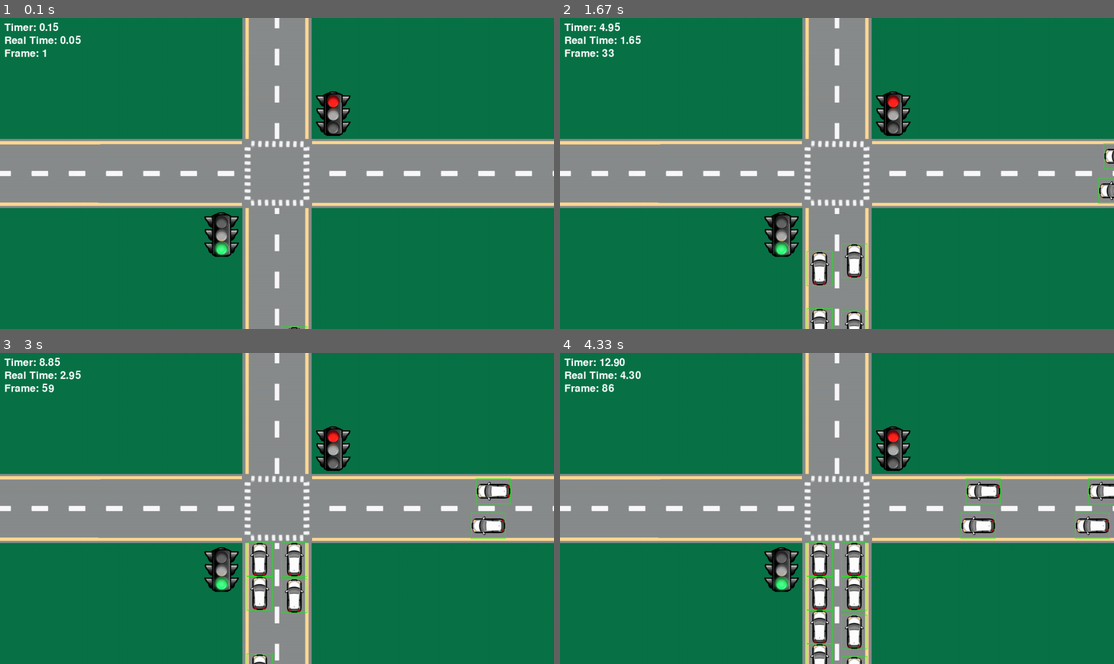
Above: before the commit, frames 1-4 (two rows, left to right).
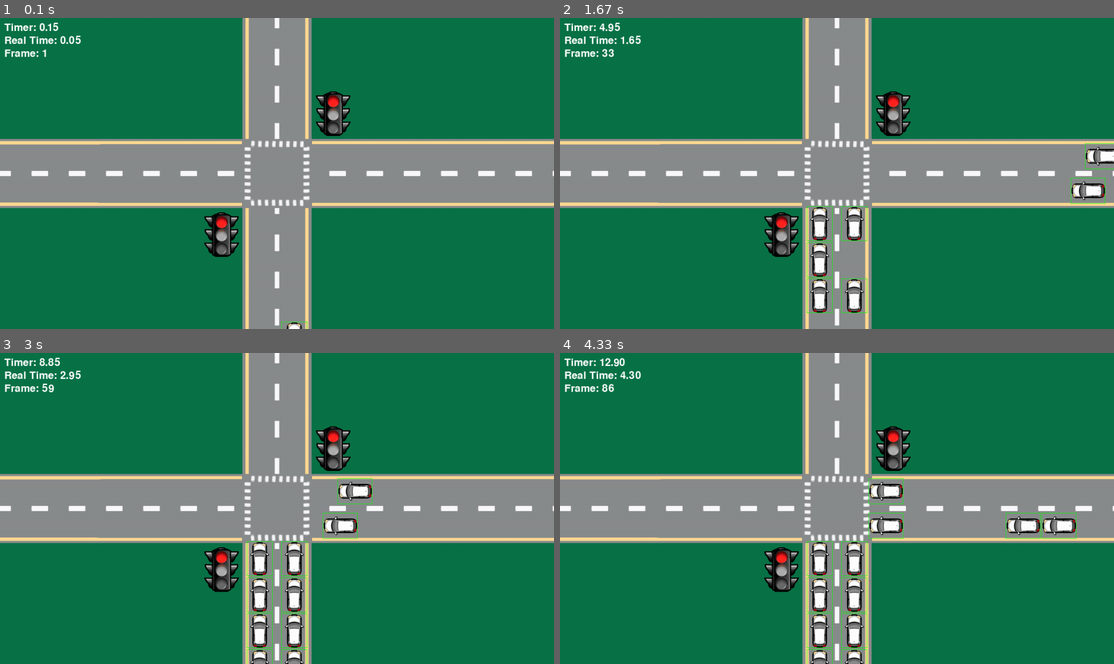
Above: after the commit, the same moments.

Repository: IChaudhry892/csce-4430-project
Game: pygame game, started from pygame-traffic-test/main.py
Same seed, same stepped clock (60 frames per second), same inputs: the game is played once before the commit and once after it.
Inputs:
- Up to frame 1 (0.1 s): no input
- Up to frame 2 (1.67 s): no input
- Up to frame 3 (3 s): no input
- Up to frame 4 (4.33 s): no input

The runs differ from the first frame. In frame 1, 0.3% of the frame differs, in the area x 38-56%, y 63-100%; in frame 2, 2.9%; in frame 3, 2.9%; in frame 4, 3.9%, in the area x 38-100%, y 40-100%.

Commit message:
Add constants for traffic signal switching

Diff:
--- a/pygame-traffic-test/Graphics/SimulationGraphicConfig.py
+++ b/pygame-traffic-test/Graphics/SimulationGraphicConfig.py
@@ -57,7 +57,7 @@
         "horizontal_road": SCREEN_WIDTH // 2 + (ROAD_WIDTH // 2)
     }
     VEHICLE_SPAWN_GAP_METERS = 0  # Minimum gap between spawned vehicles in meters
-    VEHICLE_MIN_GAP_METERS = 0    # Minimum gap between vehicles while moving in meters
+    VEHICLE_MIN_GAP_METERS = 1    # Minimum gap between vehicles while moving in meters
 
     # Traffic Signal Constants
     TRAFFIC_SIGNAL_WIDTH = 80
--- a/pygame-traffic-test/SimulationToolbox/Scenario.py
+++ b/pygame-traffic-test/SimulationToolbox/Scenario.py
@@ -45,7 +45,7 @@
         self.addComponent(INTERSECTION)
         SIGNAL_ROAD_VERTICAL = TrafficSignal(SimulationGraphicConfig.SIGNAL_ROAD_VERTICAL_X_POS, SimulationGraphicConfig.SIGNAL_ROAD_VERTICAL_Y_POS, self.images, SimulationConfig.TRAFFIC_SIGNAL_STATES["Red"], SimulationConfig.ROAD_IDS["Vertical Road"])
         self.addComponent(SIGNAL_ROAD_VERTICAL)
-        SIGNAL_ROAD_HORIZONTAL = TrafficSignal(SimulationGraphicConfig.SIGNAL_ROAD_HORIZONTAL_X_POS, SimulationGraphicConfig.SIGNAL_ROAD_HORIZONTAL_Y_POS, self.images, SimulationConfig.TRAFFIC_SIGNAL_STATES["Green"], SimulationConfig.ROAD_IDS["Horizontal Road"])
+        SIGNAL_ROAD_HORIZONTAL = TrafficSignal(SimulationGraphicConfig.SIGNAL_ROAD_HORIZONTAL_X_POS, SimulationGraphicConfig.SIGNAL_ROAD_HORIZONTAL_Y_POS, self.images, SimulationConfig.TRAFFIC_SIGNAL_STATES["Red"], SimulationConfig.ROAD_IDS["Horizontal Road"])
         self.addComponent(SIGNAL_ROAD_HORIZONTAL)
 
     def addComponent(self, o: object) -> None:
--- a/pygame-traffic-test/SimulationToolbox/SimulationConfig.py
+++ b/pygame-traffic-test/SimulationToolbox/SimulationConfig.py
@@ -1,5 +1,5 @@
 class SimulationConfig:
-    VEHICLE_VELOCITY_MPS = 4    # 40 km/h = 11.11 m/s
+    VEHICLE_VELOCITY_MPS = 11.11    # 40 km/h = 11.11 m/s
     PIXELS_PER_METER = 10   # 10 pixels = 1 meter, 0.1 meter = 10 pixels
 
     FPS = 20                # Frames per second
@@ -7,7 +7,13 @@
     REAL_TIME = 0.0         # Real-time elapsed in seconds
     TIMER = 0.0             # Virtual time elapsed in seconds
     FRAME_COUNT = 0         # Frame counter
-    STOP_REAL_TIME = 30.0   # Stop simulation after 30 real-time seconds
+    STOP_REAL_TIME = 60.0   # Stop simulation after 30 real-time seconds
+
+    MIN_GREEN_DURATION = 5.0   # Minimum green signal duration in real-time seconds
+    MAX_GREEN_DURATION = 10.0  # Maximum green signal duration in real-time seconds
+    VERTICAL_ROAD_CAR_THRESHOLD = 4.0 # Max number of cars behind vertical road intersection to not change signal
+    HORIZONTAL_ROAD_CAR_THRESHOLD = 7.0 # Max number of cars behind horizontal road intersection to not change signal
+    BOTH_SIGNALS_RED_DURATION = 1.0  # Duration when both signals are red in real-time seconds
 
     ROAD_IDS = {"Vertical Road": "vertical_road", "Horizontal Road": "horizontal_road"}
     TRAFFIC_INTENSITIES = {"high": .15, "medium": 0.10, "low": 0.05} # Chance of spawning a vehicle per virtual minute per road
